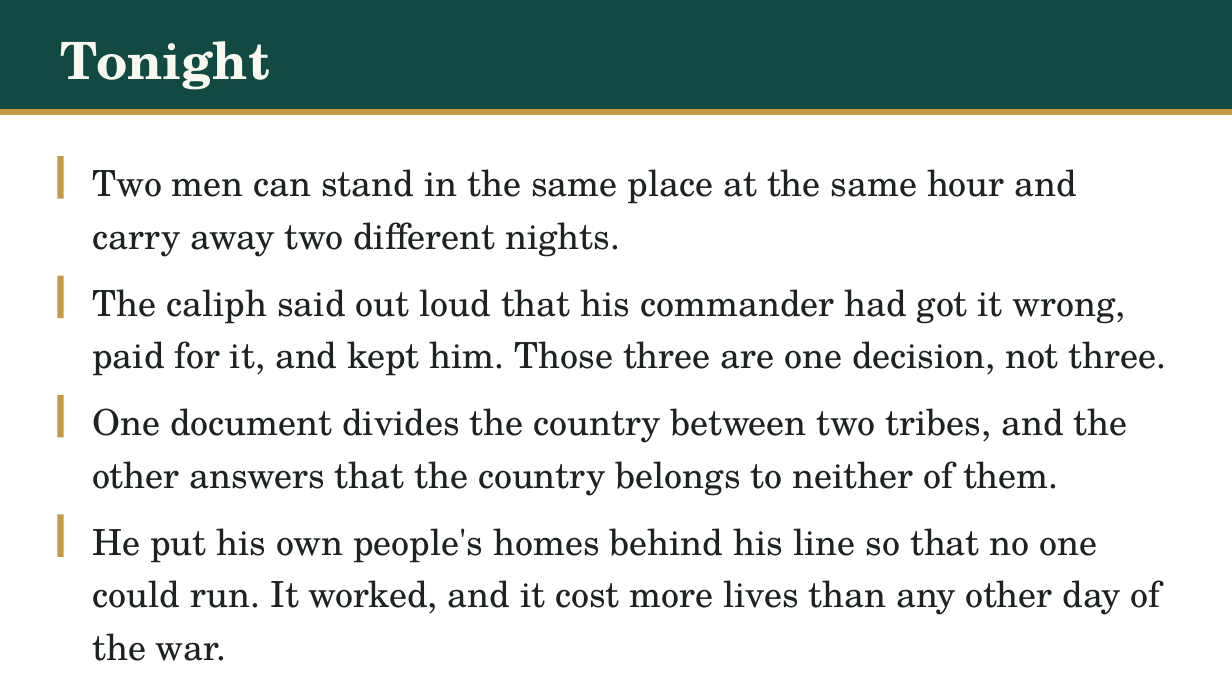
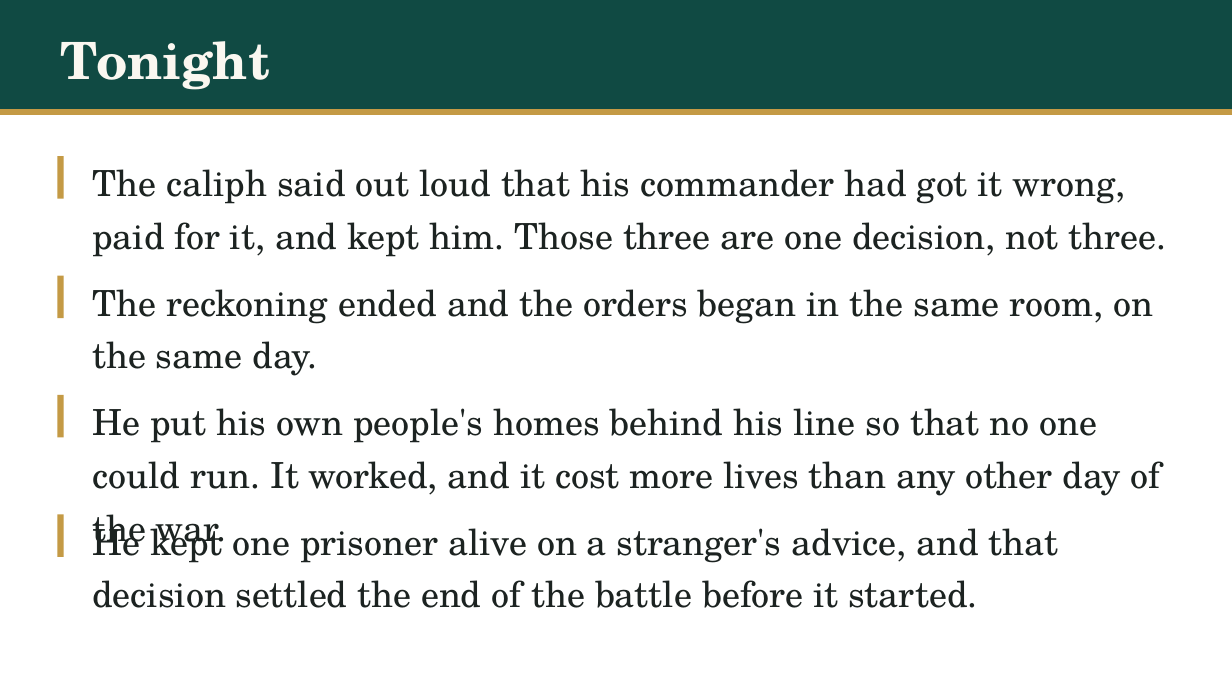
Before and after one commit to daniyalyasin93/2026SeptemberIslamicHistoryClass, a slide deck: slide 76 of S04_kinda_butah_yamama/S04.pptx (slide 71 before the commit). Drawn at 1232x693 pixels with LibreOffice and Linux fonts; fonts in the diff are those of the drawing. Boxes give left, top, right and bottom in pixels: in the first picture for what was removed or moved away, otherwise in the second. Text is boxed around its words. In the diff, an @@ line names an element or a change of style, - is before the commit and + after.

```diff
--- a/S04_kinda_butah_yamama/S04.pptx
+++ b/S04_kinda_butah_yamama/S04.pptx
@@ text at (x1=92, y1=169, x2=1166, y2=257): text changed @@
-Two men can stand in the same place at the same hour and carry away two different nights.
+The caliph said out loud that his commander had got it wrong, paid for it, and kept him. Those three are one decision, not three.
@@ text at (x1=92, y1=289, x2=1154, y2=376): text changed @@
-The caliph said out loud that his commander had got it wrong, paid for it, and kept him. Those three are one decision, not three.
+The reckoning ended and the orders began in the same room, on the same day.
@@ text at (x1=92, y1=408, x2=1161, y2=496): text changed @@
-One document divides the country between two tribes, and the other answers that the country belongs to neither of them.
+He put his own people's homes behind his line so that no one could run. It worked, and it cost more lives than any other day of the war.
@@ text at (x1=92, y1=528, x2=1059, y2=608): text changed @@
-He put his own people's homes behind his line so that no one could run. It worked, and it cost more lives than any other day of the war.
+He kept one prisoner alive on a stranger's advice, and that decision settled the end of the battle before it started.
```
Also in this commit, not shown: 28 other slides changed, 6 slides added, 1 slide removed, 15 other files.
